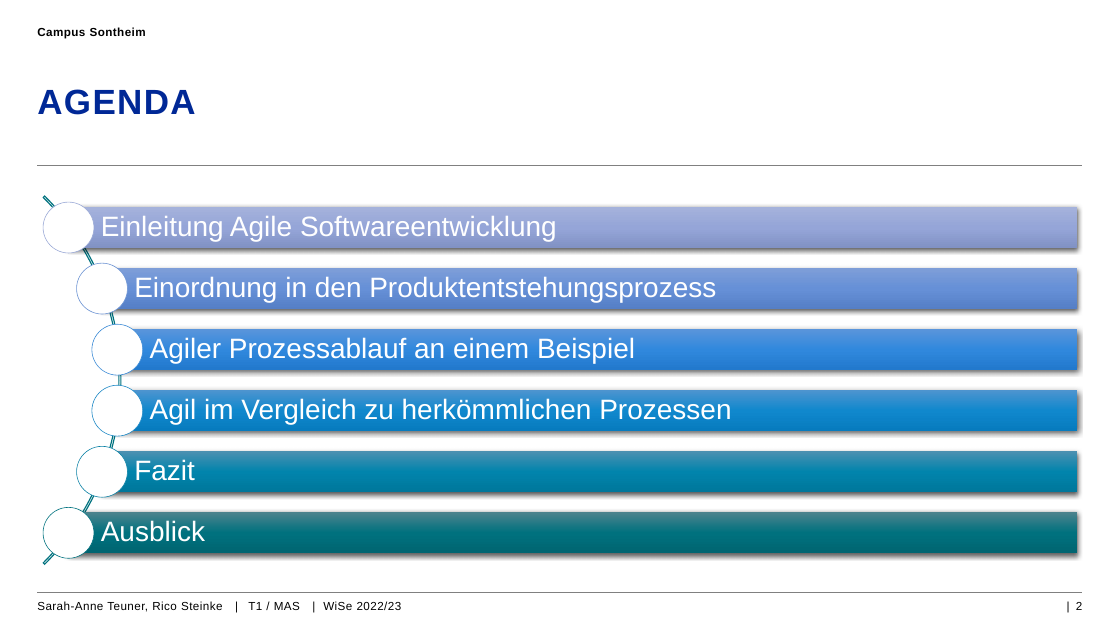
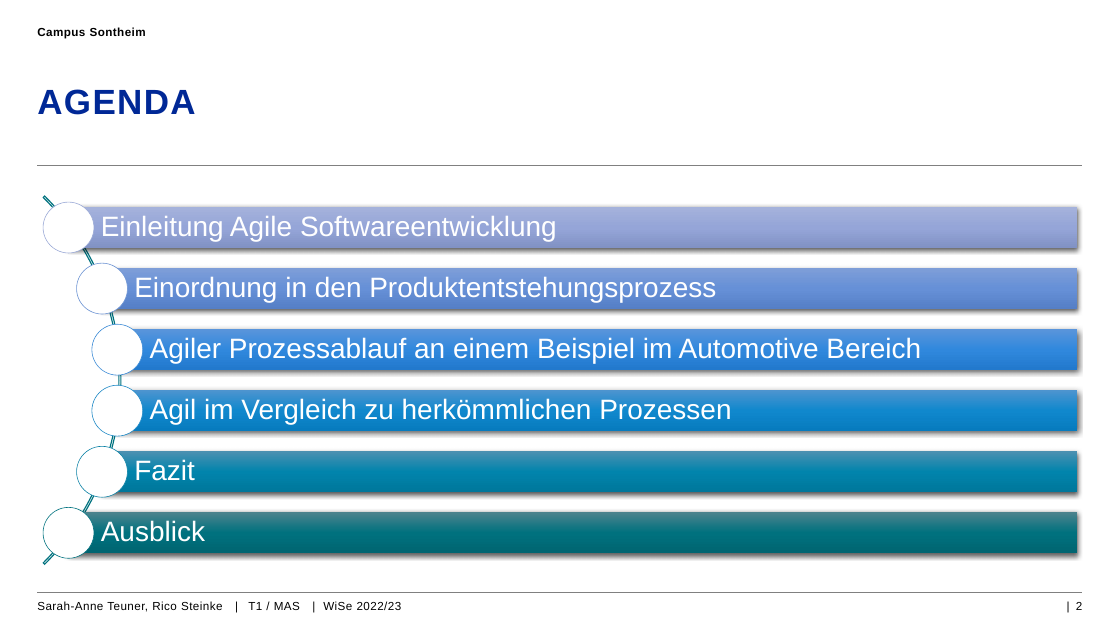
Before and after one commit to rico227/pgpe, a slide deck: slide 2 of Agile_Softwareentwicklung_Automotive_PGPE.pptx. Drawn at 1120x630 pixels with LibreOffice and Linux fonts; fonts in the diff are those of the drawing; background and template pictures are left out. Boxes give left, top, right and bottom in pixels: in the first picture for what was removed or moved away, otherwise in the second. Text is boxed around its words. In the diff, an @@ line names an element or a change of style, - is before the commit and + after.

Commit message:
agile prinzipien zu präsi

```diff
--- a/Agile_Softwareentwicklung_Automotive_PGPE.pptx
+++ b/Agile_Softwareentwicklung_Automotive_PGPE.pptx
@@ text at [150,337,921,363]: text changed @@
-Agiler Prozessablauf an einem Beispiel
+Agiler Prozessablauf an einem Beispiel im Automotive Bereich
```
Also in this commit, not shown: 1 slide added.
